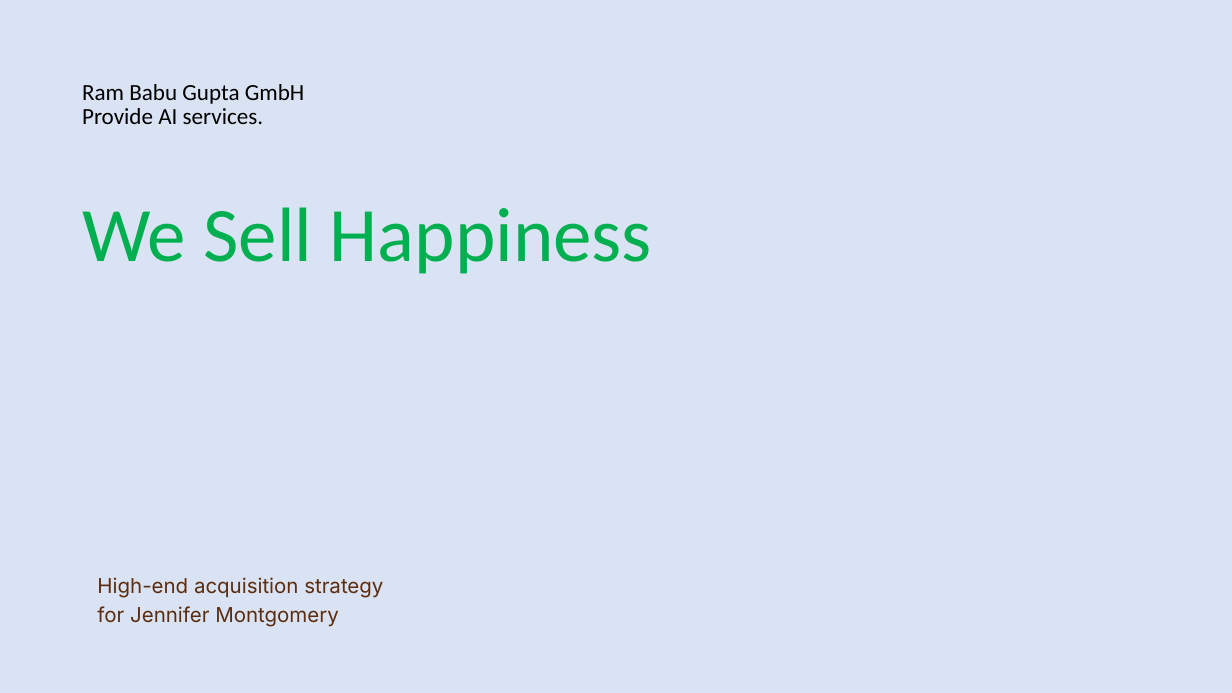
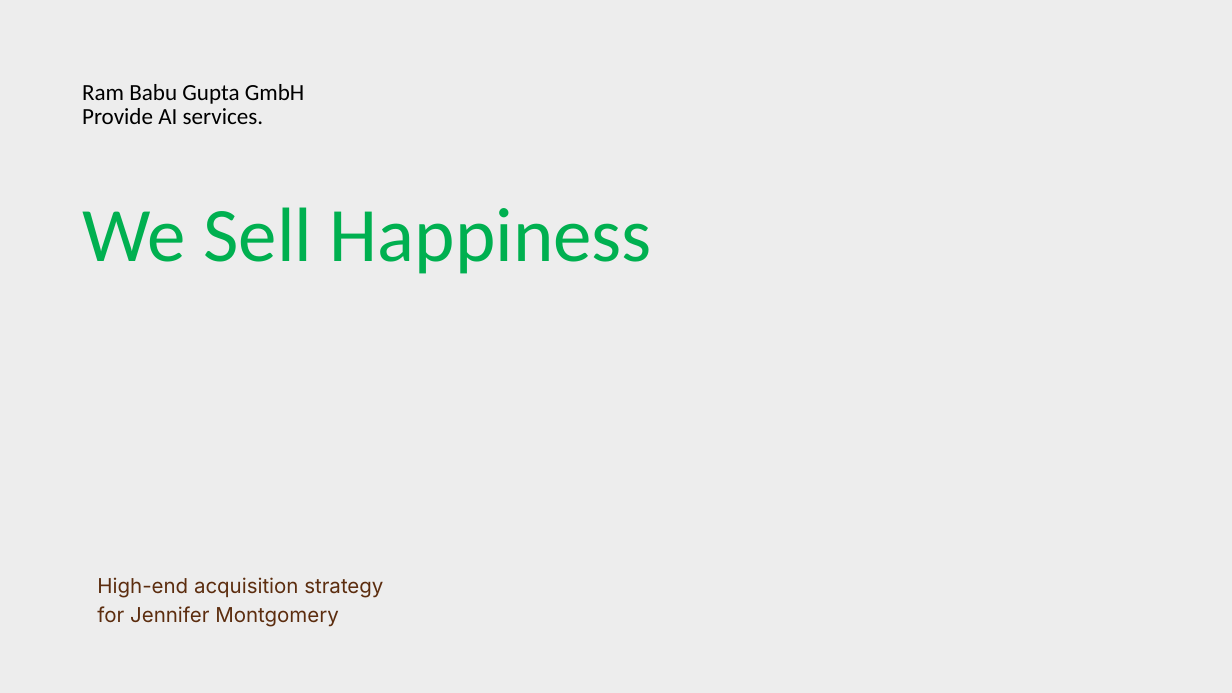
Before and after one commit to rambabugupta/ds-eda-project, a slide deck: slide 1 of data/High-End_Acquisition_Strategy___Jennifer_Montgomery.pptx. Drawn at 1232x693 pixels with LibreOffice and Linux fonts; fonts in the diff are those of the drawing. Boxes give left, top, right and bottom in pixels: in the first picture for what was removed or moved away, otherwise in the second. Text is boxed around its words. In the diff, an @@ line names an element or a change of style, - is before the commit and + after.

```diff
--- a/data/High-End_Acquisition_Strategy___Jennifer_Montgomery.pptx
+++ b/data/High-End_Acquisition_Strategy___Jennifer_Montgomery.pptx
@@ background #DAE3F3 to #EDEDED @@
```
Also in this commit, not shown: 1 other slide changed.
